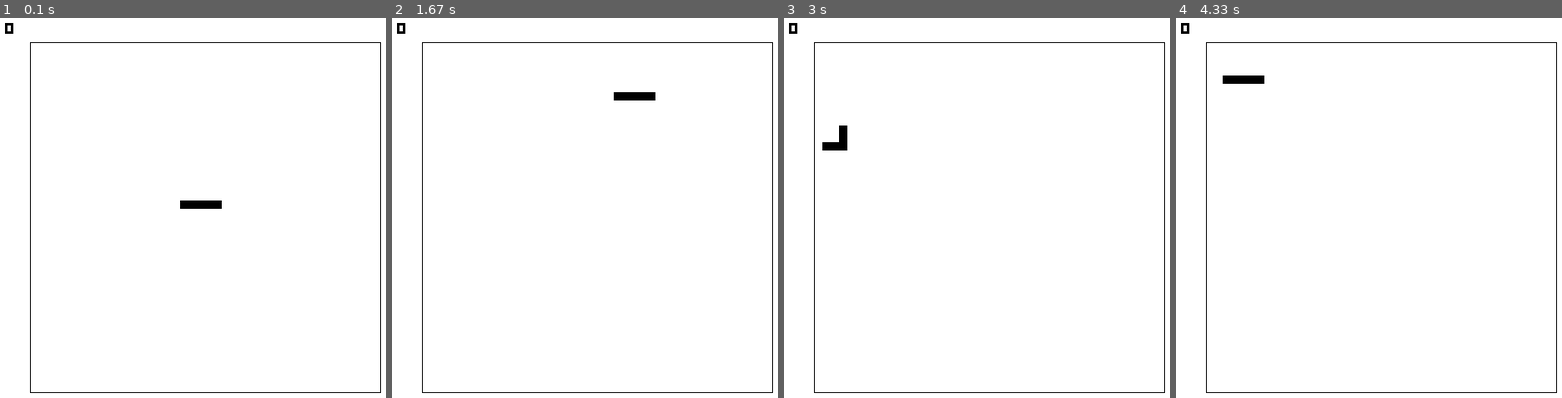
Above: before the commit, frames 1-4 (left to right).
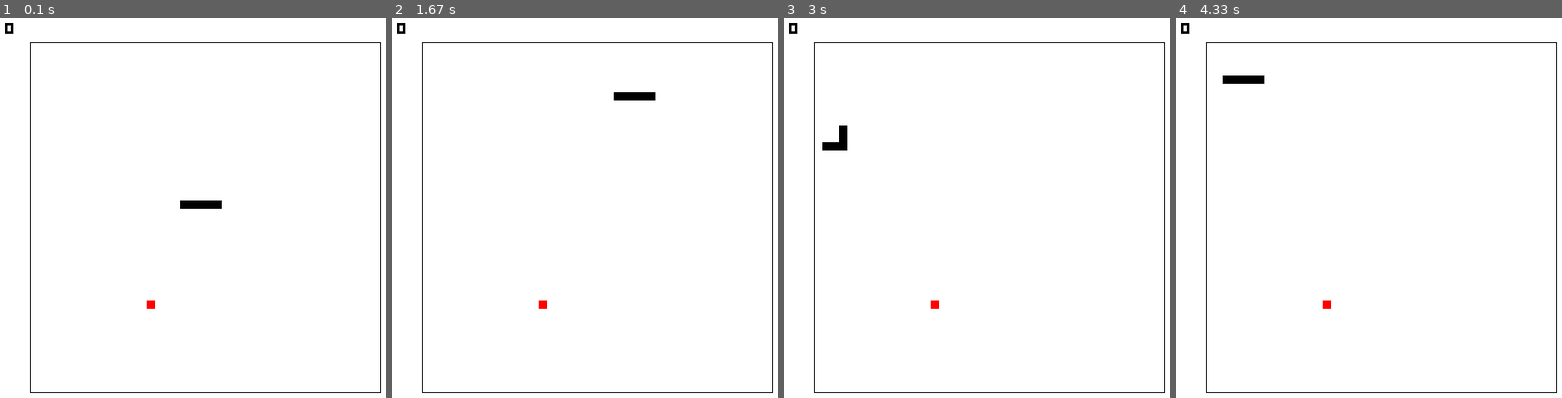
Above: after the commit, the same moments.

Repository: BorZzzenko/Simple-Snake-Game-Pygame
Game: pygame game, started from MainWindow.pyw
Two runs of this game, one before a commit and one after it. Both use one fixed random seed, a clock stepped at 60 frames per second and the inputs below.
Inputs:
- Up to frame 1 (0.1 s): no input
- Up to frame 2 (1.67 s): tap W at 0.33 s; hold Right 0.67-1.13 s; hold Up 1.17-1.47 s; hold Right from 1.5 s (still down)
- Up to frame 3 (3 s): release Right at 1.97 s; hold Left 2-2.53 s; hold Down 2.57-2.87 s; hold Left from 2.9 s (still down)
- Up to frame 4 (4.33 s): release Left at 3.3 s; hold Up 3.33-3.7 s; hold Right from 3.73 s (still down)

The runs differ from the first frame. In frame 1, less than 0.1% of the frame differs, in the area x 38-41%, y 74-77%; in frame 2, less than 0.1%; in frame 3, less than 0.1%; in frame 4, less than 0.1%.

Commit message:
add food generating

Diff:
--- /dev/null
+++ b/Food.py
@@ -0,0 +1,5 @@
+from GameFieldObject import GameFieldObject
+
+class Food(GameFieldObject):
+    def __init__(self, x, y):
+        return super().__init__(x, y)
--- a/GameField.py
+++ b/GameField.py
@@ -1,6 +1,10 @@
+import random
+
 from Snake import Snake
+from Food import Food
+from GameFieldObject import GameFieldObject
 
-class GameField(object):
+class GameField():
     def __init__(self, left_edge, right_edge, top_edge, bot_edge):
         self.__left_edge = left_edge
         self.__right_edge = right_edge
@@ -34,6 +38,9 @@
     @property
     def snake(self):
         return self.__snake
+    @property
+    def food(self):
+        return self.__food
 
     def add_snake(self):
         if self.__snake is None:
@@ -43,3 +50,16 @@
             self.__snake = Snake(x, y, self)
 
         return self.__snake
+
+    def add_food(self):
+        if self.__food is None:
+            x = y= 0
+            while True:
+                x = random.randint(self.__left_edge, self.__right_edge - 1)
+                y = random.randint(self.__top_edge, self.__bot_edge - 1)
+
+                if (x, y) not in self.__snake:
+                    break
+
+            self.__food = Food(x, y)
+            print("create food", x, y)
--- /dev/null
+++ b/GameFieldObject.py
@@ -0,0 +1,4 @@
+class GameFieldObject():
+    def __init__(self, x, y):
+        self.x = x
+        self.y = y
--- a/MainWindow.pyw
+++ b/MainWindow.pyw
@@ -1,5 +1,6 @@
 import pygame
-from GameField import *
+
+from GameField import GameField
 
 class Window():
     def __init__(self, width, height):
@@ -28,6 +29,7 @@
 
         self.draw_game_field()
         self.draw_snake()
+        self.draw_food()
 
         text_score = self.__text_font.render(str(self.__game_field.score), 0, self.colors["BLACK"])
         self.__screen.blit(text_score, (self.CELL_WIDTH, self.CELL_WIDTH))
@@ -59,6 +61,12 @@
             for i in snake:
                 pygame.draw.rect(self.__screen, self.colors["BLACK"], [i.x * self.CELL_WIDTH,
                                  i.y * self.CELL_WIDTH, self.CELL_WIDTH, self.CELL_WIDTH])
+
+    def draw_food(self):
+        food = self.__game_field.food
+        if food is not None:
+            pygame.draw.rect(self.__screen, self.colors["RED"], [food.x * self.CELL_WIDTH,
+                                 food.y * self.CELL_WIDTH, self.CELL_WIDTH, self.CELL_WIDTH])
 
     def add_game_field(self):
         if self.__game_field is None:
@@ -100,7 +108,12 @@
             if keys[pygame.K_DOWN] or keys[pygame.K_s]:
                 snake.change_direction('down')
 
+
+        if game_field.food is None:
+           game_field.add_food()
+
         snake.move()
+
         win.draw()
 
 
--- a/Snake.py
+++ b/Snake.py
@@ -1,7 +1,8 @@
-class SnakeBody():
+from GameFieldObject import GameFieldObject
+
+class SnakeBody(GameFieldObject):
     def __init__(self, x, y):
-        self.x = x
-        self.y = y
+        return super().__init__(x, y)
 
 class Snake():
     def __init__(self, x, y, game_field):
@@ -14,6 +15,11 @@
     def __iter__(self):
         for i in self.__body:
             yield i
+
+    def __contains__(self, other):
+        coordinates = [(i.x, i.y) for i in self.__body]
+        d = other in coordinates
+        return other in coordinates
 
     def move(self):
         left = self.__game_field.left_edge
@@ -54,5 +60,5 @@
         dy = self.__directions[0][1]
 
         if (dir[direction.lower()][0] != -dx and
-            dir[direction.lower()][1] != -dy):
+                dir[direction.lower()][1] != -dy):
             self.__directions[0] = dir[direction.lower()]
